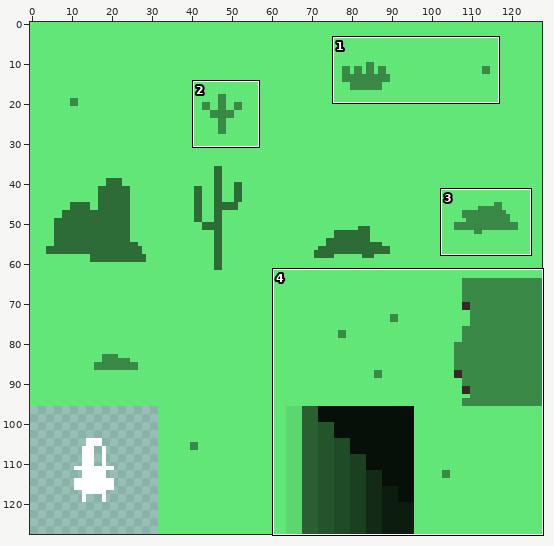
Sprite sheet, stored at sprites/tileset_desert.png. Above: a wide view before the commit, with the close-up outlined.
Close-up. First the earlier version:
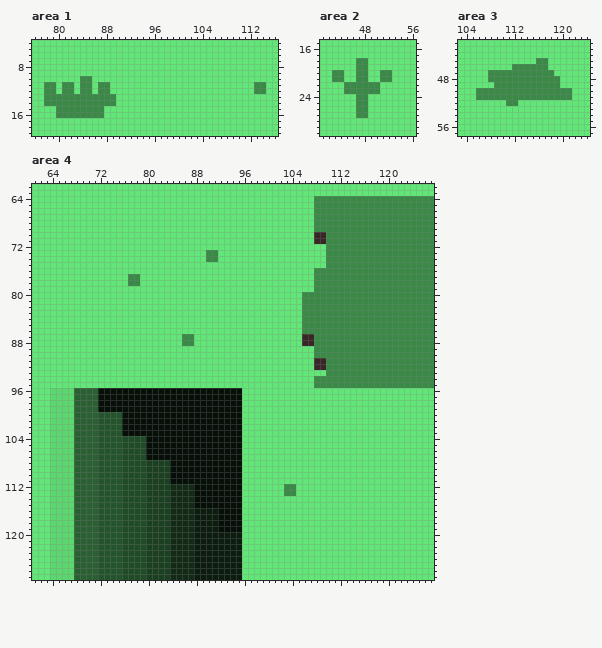
The file is 128x128 pixels. Colours within 5 levels of each other are drawn and written as one. Shown: area 1: x 76..116, y 4..19; area 2: x 41..56, y 15..30; area 3: x 103..124, y 42..57; area 4: x 61..127, y 62..127. The commit also changed other parts of the picture, which this record leaves out.
Once edited:
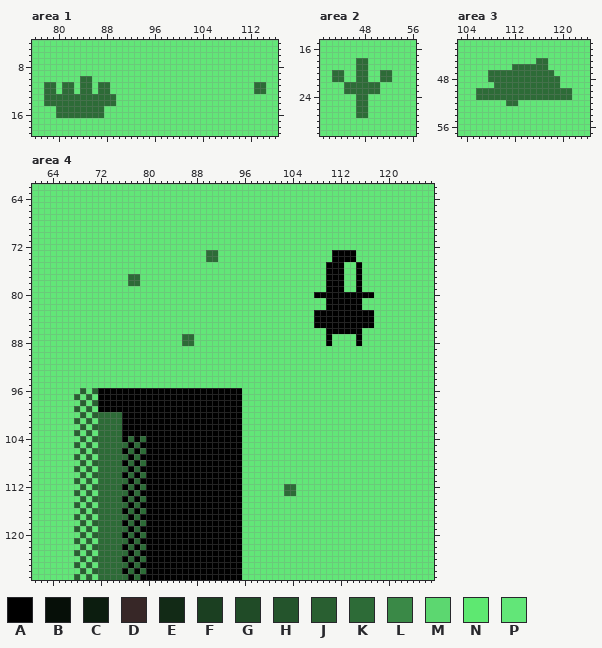
Palette (. is transparent): A #000000  B #060f08  C #0c1d0f  D #372727  E #122a16  F #1b3f21  G #204b27  H #24542c  J #295f31  K #2d6b37  L #3a8947  M #5cd770  N #5ee871  P #62e678
Difference:
Changed rows in their new state; - is an unchanged pixel.
Area 1:
first column x 78:
10 ------KK-----------------------------
11 KK-KK-KK-KK------------------------KK
12 KK-KK-KK-KK------------------------KK
13 KKKKKKKKKKKK-------------------------
14 KKKKKKKKKKKK-------------------------
15 --KKKKKKKK---------------------------
16 --KKKKKKKK---------------------------
Area 2:
first column x 43:
18 ----KK----
19 ----KK----
20 KK--KK--KK
21 KK--KK--KK
22 --KKKKKK--
23 --KKKKKK--
24 ----KK----
25 ----KK----
26 ----KK----
27 ----KK----
Area 3:
first column x 106:
45 ----------KK----
46 ------KKKKKK----
47 --KKKKKKKKKKK---
48 --KKKKKKKKKKKK--
49 ---KKKKKKKKKKK--
50 KKKKKKKKKKKKKKKK
51 KKKKKKKKKKKKKKKK
52 -----KK---------
Area 4:
first column x 64:
 64 --------------------------------------------PPPPPPPPPPPPPPPPPPPP
 65 --------------------------------------------PPPPPPPPPPPPPPPPPPPP
 66 --------------------------------------------PPPPPPPPPPPPPPPPPPPP
 67 --------------------------------------------PPPPPPPPPPPPPPPPPPPP
 68 --------------------------------------------PPPPPPPPPPPPPPPPPPPP
 69 --------------------------------------------PPPPPPPPPPPPPPPPPPPP
 70 --------------------------------------------PPPPPPPPPPPPPPPPPPPP
 71 --------------------------------------------PPPPPPPPPPPPPPPPPPPP
 72 ----------------------------------------------PPPPPPPPPPPPPPPPPP
 73 --------------------------KK------------------PAAAAPPPPPPPPPPPPP
 74 --------------------------KK------------------PAAAAPPPPPPPPPPPPP
 75 ----------------------------------------------AAAPPAPPPPPPPPPPPP
 76 --------------------------------------------PPAAAPPAPPPPPPPPPPPP
 77 -------------KK-----------------------------PPAAAPPAPPPPPPPPPPPP
 78 -------------KK-----------------------------PPAAAPPAPPPPPPPPPPPP
 79 --------------------------------------------PPAAAPPAPPPPPPPPPPPP
 80 ------------------------------------------PPAAAAAAAAAAPPPPPPPPPP
 81 ------------------------------------------PPPPAAAAAAPPPPPPPPPPPP
 82 ------------------------------------------PPPPAAAAAAPPPPPPPPPPPP
 83 ------------------------------------------PPAAAAAAAAAAPPPPPPPPPP
 84 ------------------------------------------PPAAAAAAAAAAPPPPPPPPPP
 85 ------------------------------------------PPAAAAAAAAAAPPPPPPPPPP
 86 ------------------------------------------PPPPAAAAAAPPPPPPPPPPPP
 87 ----------------------KK------------------PPPPAPPPPAPPPPPPPPPPPP
 88 ----------------------KK------------------PPPPAPPPPAPPPPPPPPPPPP
 89 --------------------------------------------PPPPPPPPPPPPPPPPPPPP
 90 --------------------------------------------PPPPPPPPPPPPPPPPPPPP
 91 --------------------------------------------PPPPPPPPPPPPPPPPPPPP
 92 --------------------------------------------PPPPPPPPPPPPPPPPPPPP
 93 ----------------------------------------------PPPPPPPPPPPPPPPPPP
 94 --------------------------------------------PPPPPPPPPPPPPPPPPPPP
 95 --------------------------------------------PPPPPPPPPPPPPPPPPPPP
 96 PPPPP-P-AAAAAAAAAAAAAAAAAAAAAAAA--------------------------------
 97 PPPP-P-PAAAAAAAAAAAAAAAAAAAAAAAA--------------------------------
 98 PPPPP-P-AAAAAAAAAAAAAAAAAAAAAAAA--------------------------------
 99 PPPP-P-PAAAAAAAAAAAAAAAAAAAAAAAA--------------------------------
100 PPPPP-P-KKKKAAAAAAAAAAAAAAAAAAAA--------------------------------
101 PPPP-P-PKKKKAAAAAAAAAAAAAAAAAAAA--------------------------------
102 PPPPP-P-KKKKAAAAAAAAAAAAAAAAAAAA--------------------------------
103 PPPP-P-PKKKKAAAAAAAAAAAAAAAAAAAA--------------------------------
104 PPPPP-P-KKKKAKAKAAAAAAAAAAAAAAAA--------------------------------
105 PPPP-P-PKKKKKAKAAAAAAAAAAAAAAAAA--------------------------------
106 PPPPP-P-KKKKAKAKAAAAAAAAAAAAAAAA--------------------------------
107 PPPP-P-PKKKKKAKAAAAAAAAAAAAAAAAA--------------------------------
108 PPPPP-P-KKKKAKAKAAAAAAAAAAAAAAAA--------------------------------
109 PPPP-P-PKKKKKAKAAAAAAAAAAAAAAAAA--------------------------------
110 PPPPP-P-KKKKAKAKAAAAAAAAAAAAAAAA--------------------------------
111 PPPP-P-PKKKKKAKAAAAAAAAAAAAAAAAA--------------------------------
112 PPPPP-P-KKKKAKAKAAAAAAAAAAAAAAAA-------KK-----------------------
113 PPPP-P-PKKKKKAKAAAAAAAAAAAAAAAAA-------KK-----------------------
114 PPPPP-P-KKKKAKAKAAAAAAAAAAAAAAAA--------------------------------
115 PPPP-P-PKKKKKAKAAAAAAAAAAAAAAAAA--------------------------------
116 PPPPP-P-KKKKAKAKAAAAAAAAAAAAAAAA--------------------------------
117 PPPP-P-PKKKKKAKAAAAAAAAAAAAAAAAA--------------------------------
118 PPPPP-P-KKKKAKAKAAAAAAAAAAAAAAAA--------------------------------
119 PPPP-P-PKKKKKAKAAAAAAAAAAAAAAAAA--------------------------------
120 PPPPP-P-KKKKAKAKAAAAAAAAAAAAAAAA--------------------------------
121 PPPP-P-PKKKKKAKAAAAAAAAAAAAAAAAA--------------------------------
122 PPPPP-P-KKKKAKAKAAAAAAAAAAAAAAAA--------------------------------
123 PPPP-P-PKKKKKAKAAAAAAAAAAAAAAAAA--------------------------------
124 PPPPP-P-KKKKAKAKAAAAAAAAAAAAAAAA--------------------------------
125 PPPP-P-PKKKKKAKAAAAAAAAAAAAAAAAA--------------------------------
126 PPPPP-P-KKKKAKAKAAAAAAAAAAAAAAAA--------------------------------
127 PPPP-P-PKKKKKAKAAAAAAAAAAAAAAAAA--------------------------------
